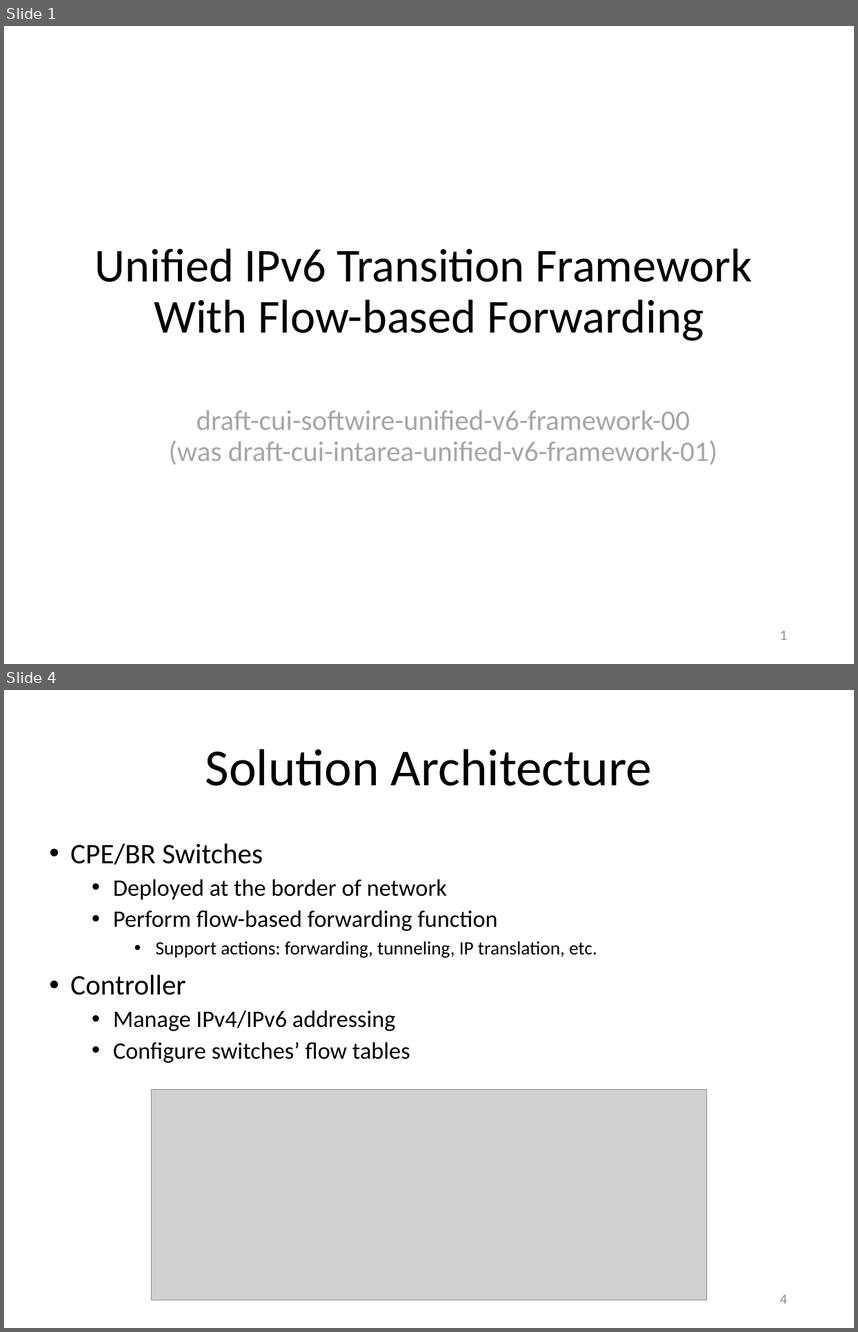
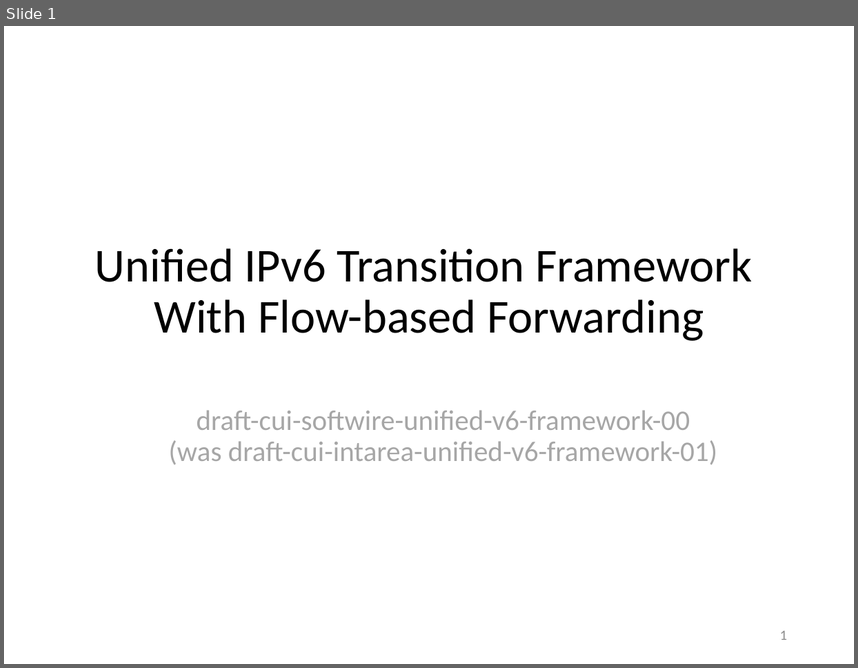
Before and after one commit to gnocuil/draft-sdn, a slide deck: Unified IPv6 Transition Framework With Flow-based Forwarding.pptx. Shown one above the other, each under a label of ours: slides 1 and 4 before the commit, slide 1 after it; the slides between them are not shown. The pictures are 858x1332 and 858x668 pixels, drawn with LibreOffice and Linux fonts; fonts in the diff are those of the drawing; grey boxes stand for pictures. Boxes give left, top, right and bottom in pixels: in the first picture for what was removed or moved away, otherwise in the second. Text is boxed around its words. In the diff, an @@ line names an element or a change of style, - is before the commit and + after.

```diff
--- a/Unified IPv6 Transition Framework With Flow-based Forwarding.pptx
+++ b/Unified IPv6 Transition Framework With Flow-based Forwarding.pptx
@@ slide 4 removed at box(4, 690, 854, 1328), background #FFFFFF @@
@@ title removed at box(205, 749, 652, 786) @@
-Solution Architecture
@@ text removed at box(70, 843, 597, 1063) @@
-• CPE/BR Switches
-  • Deployed at the border of network
-  • Perform flow-based forwarding function
-    • Support actions: forwarding, tunneling, IP translation, etc.
-• Controller
-  • Manage IPv4/IPv6 addressing
-  • Configure switches’ flow tables
@@ picture removed at box(151, 1089, 706, 1299) @@
@@ page number removed at box(780, 1294, 787, 1303) @@
-4
```
Also in this commit, not shown: 6 slides changed, 5 slides added, 2 other slides removed.
